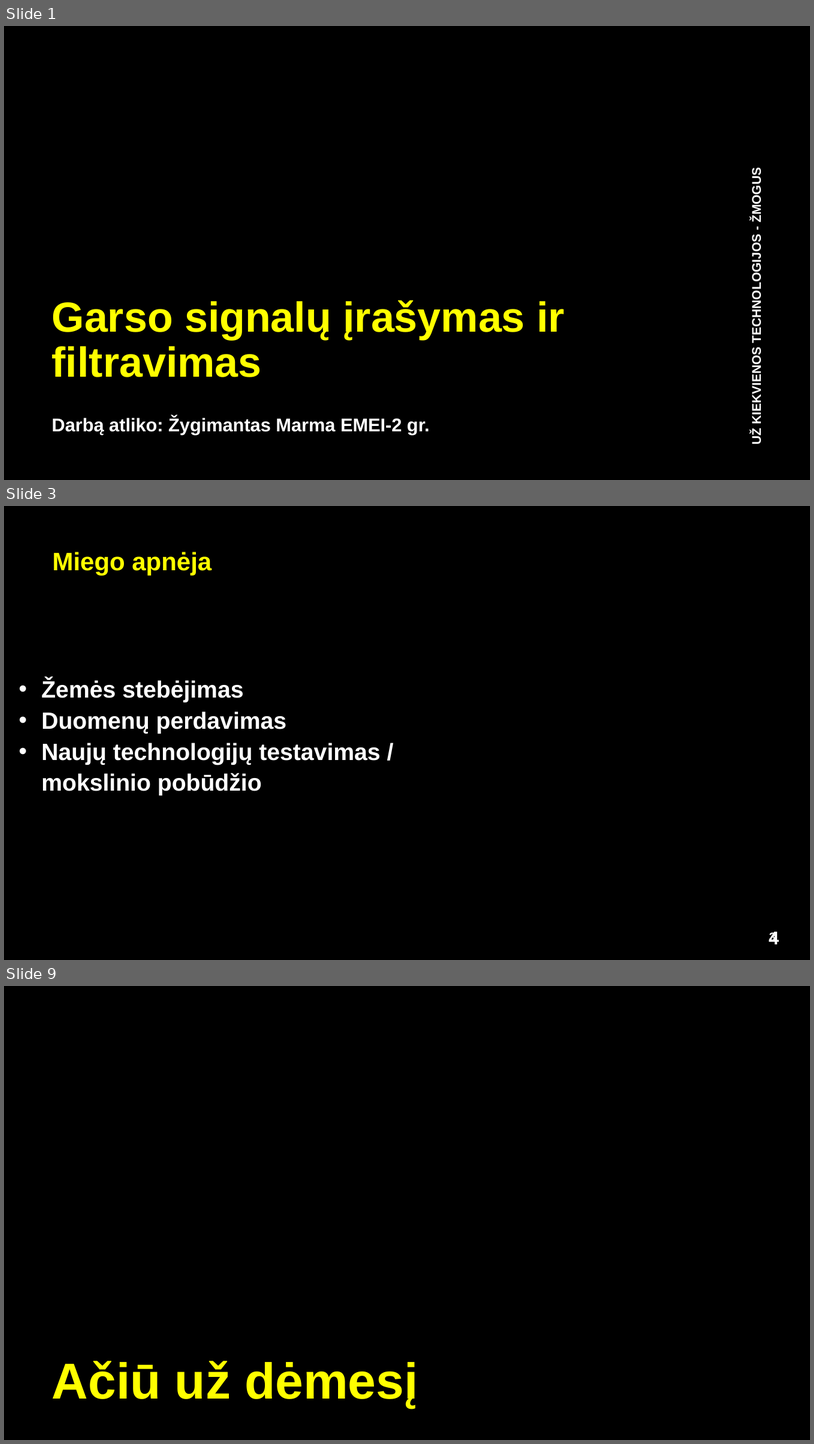
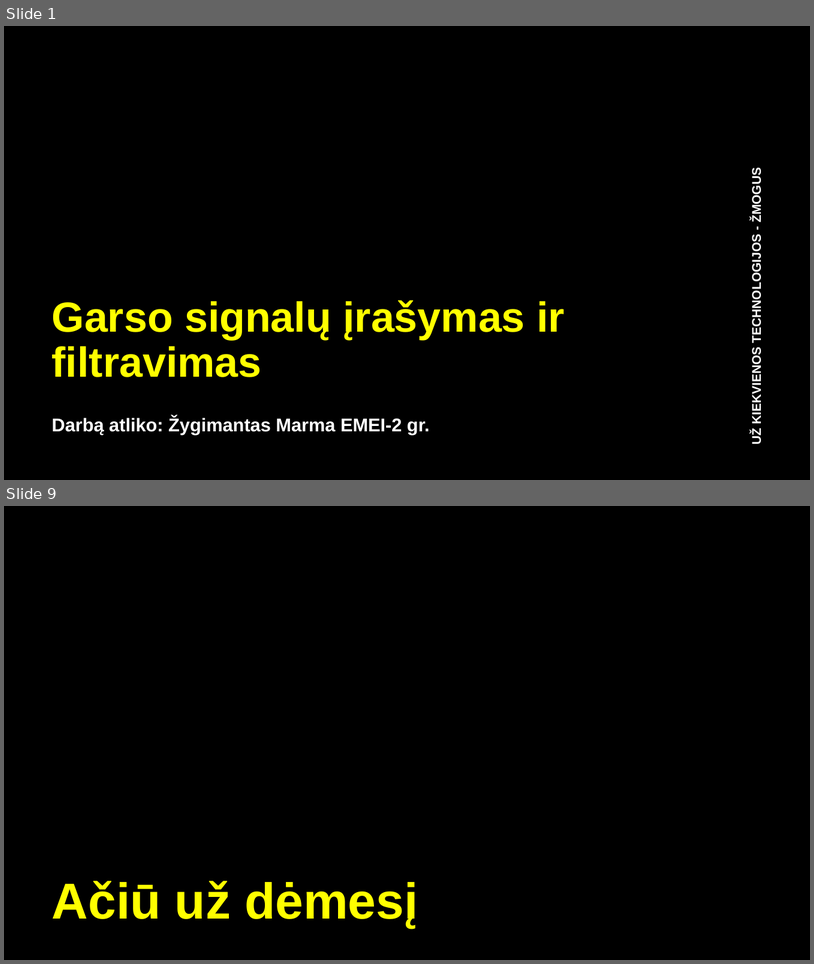
Before and after one commit to IamAidas/sem11-DSP, a slide deck: individualProject/audioProjectDsp_EEF.pptx. Shown one above the other, each under a label of ours: slides 1, 3 and 9 before the commit, slides 1 and 9 after it; the slides between them are not shown. The pictures are 814x1444 and 814x964 pixels, drawn with LibreOffice and Linux fonts; fonts in the diff are those of the drawing; background and template pictures are left out. Boxes give left, top, right and bottom in pixels: in the first picture for what was removed or moved away, otherwise in the second. Text is boxed around its words. In the diff, an @@ line names an element or a change of style, - is before the commit and + after.

```diff
--- a/individualProject/audioProjectDsp_EEF.pptx
+++ b/individualProject/audioProjectDsp_EEF.pptx
@@ slide 3 removed at [4, 506, 810, 960], background #000000 @@
@@ text removed at [53, 552, 212, 575] @@
-Miego apnėja
@@ text removed at [41, 679, 380, 795] @@
-• Žemės stebėjimas
-• Duomenų perdavimas
-• Naujų technologijų testavimas / mokslinio pobūdžio
@@ text removed at [769, 931, 779, 944] @@
-4
@@ page number removed at [770, 931, 776, 943] @@
-3
```
Also in this commit, not shown: 2 slides changed, 5 slides added, 4 other slides removed, 1 other file.
